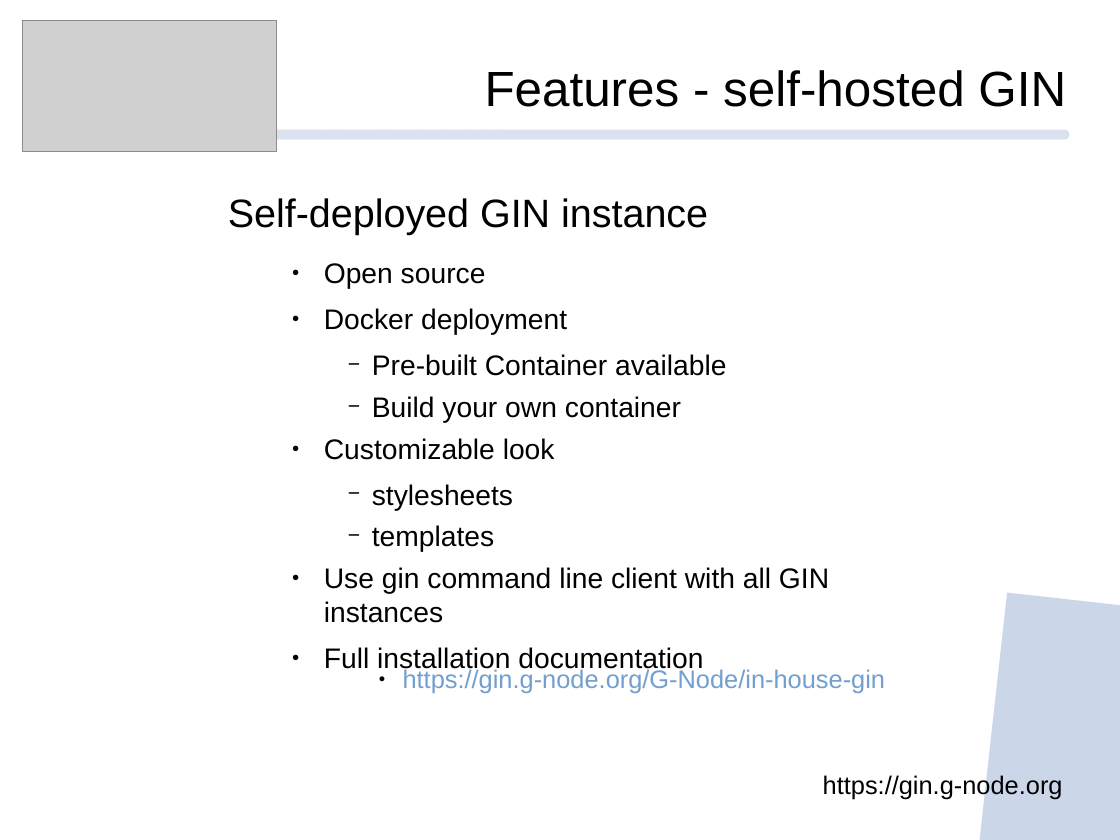
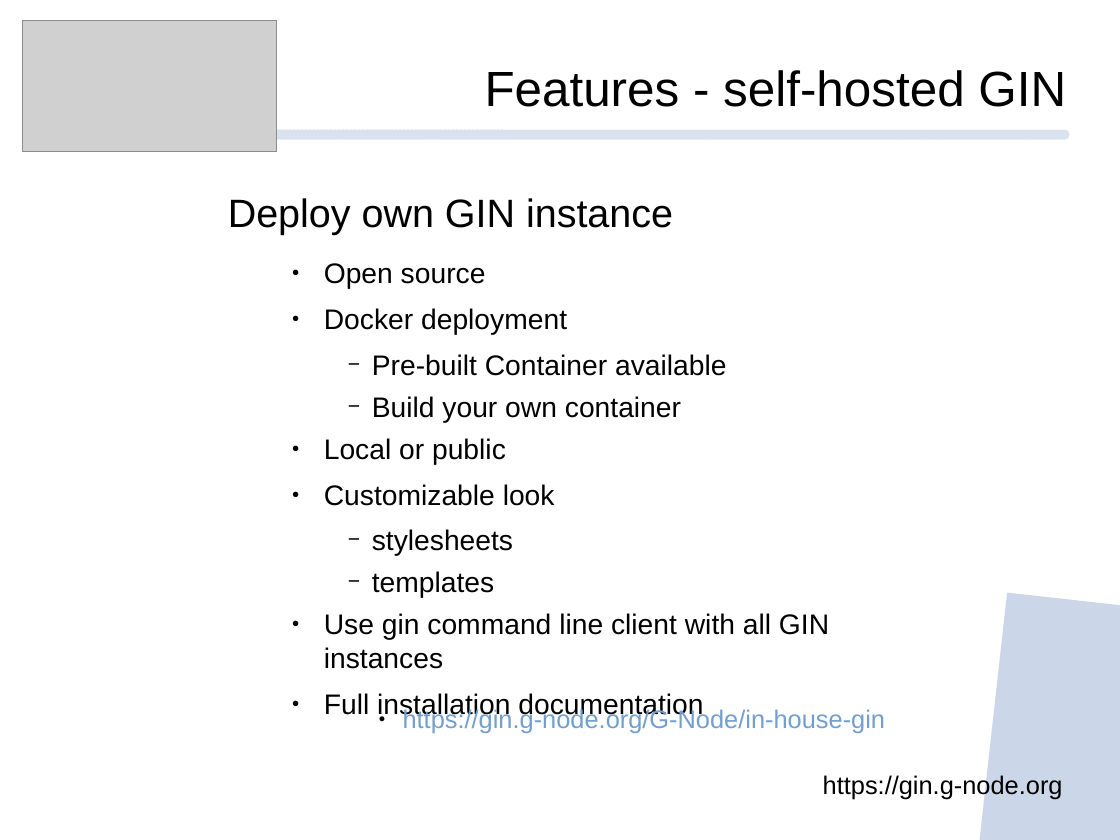
Before and after one commit to mpsonntag/prespost, a slide deck: slide 12 of 202209_INCF_online/202209_INCF_Online_GIN.odp (slide 13 before the commit). Drawn at 1120x840 pixels with LibreOffice and Linux fonts; fonts in the diff are those of the drawing; grey boxes stand for pictures; background and template pictures are left out. Boxes give left, top, right and bottom in pixels: in the first picture for what was removed or moved away, otherwise in the second. Text is boxed around its words. In the diff, an @@ line names an element or a change of style, - is before the commit and + after.

Commit message:
[202209 INCF] Reduce self hosting

```diff
--- a/202209_INCF_online/202209_INCF_Online_GIN.odp
+++ b/202209_INCF_online/202209_INCF_Online_GIN.odp
@@ text at <box>228,198,673,235</box>: text changed @@
-Self-deployed GIN instance
+Deploy own GIN instance
@@ text at <box>324,438,506,465</box>: paragraph added @@
+    ● Local or public
@@ text "https://gin.g-node.org/G-Node/in-house-gin": place and size @@
-text "https://gin.g-node.org/G-Node/in-house-gin" at <box>403,668,886,693</box>
+text "https://gin.g-node.org/G-Node/in-house-gin" at <box>403,708,886,733</box>
```
Also in this commit, not shown: 1 other slide changed, 1 slide removed.
